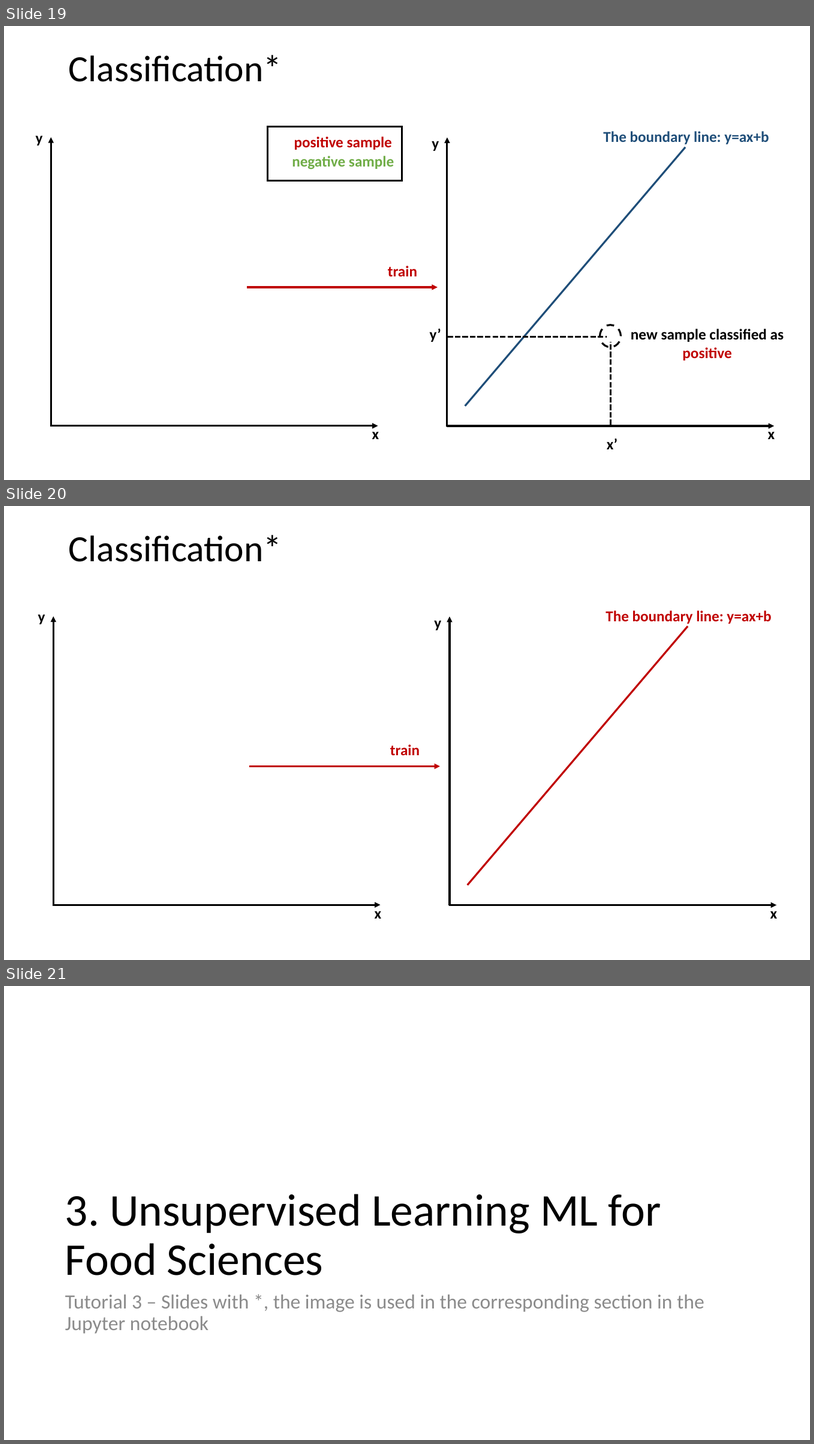
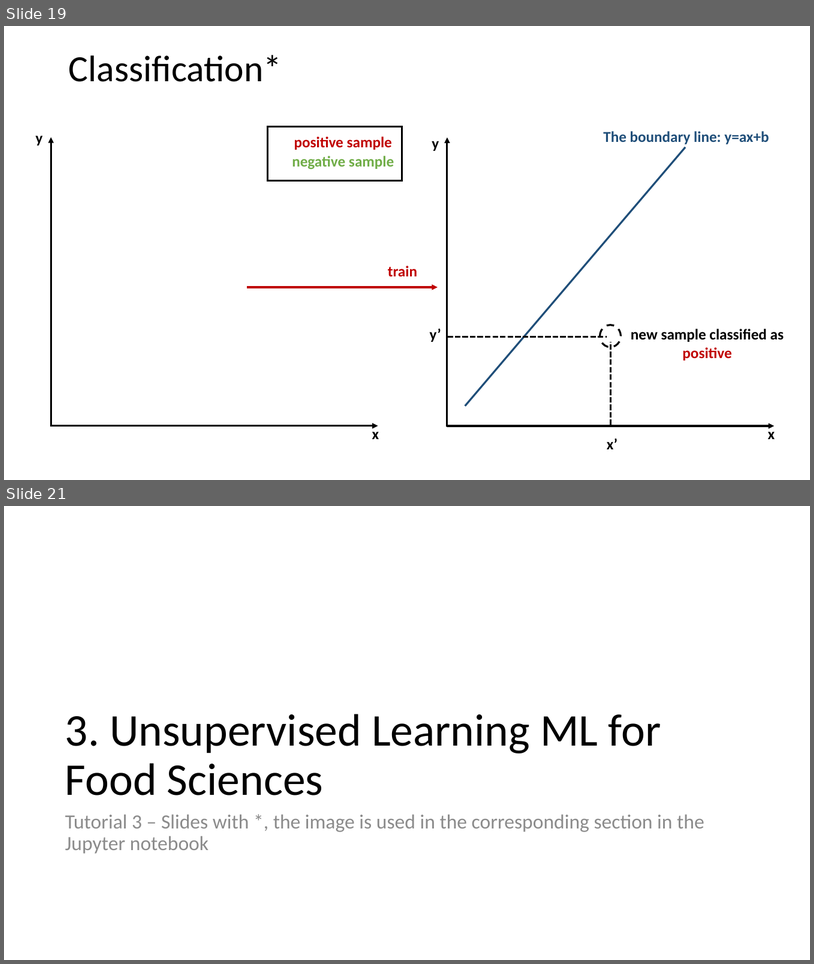
Before and after one commit to fsb-edu/ML4Food, a slide deck: images/Graphics of ML4Food.pptx. Shown one above the other, each under a label of ours: slides 19, 20 and 21 before the commit, slides 19 and 21 after it; the slides between them are not shown. The pictures are 814x1444 and 814x964 pixels, drawn with LibreOffice and Linux fonts; fonts in the diff are those of the drawing; background and template pictures are left out. Boxes give left, top, right and bottom in pixels: in the first picture for what was removed or moved away, otherwise in the second. Text is boxed around its words. In the diff, an @@ line names an element or a change of style, - is before the commit and + after.

```diff
--- a/images/Graphics of ML4Food.pptx
+++ b/images/Graphics of ML4Food.pptx
@@ slide 20 removed at <box>4,506,810,960</box>, background #FFFFFF @@
@@ title removed at <box>69,535,282,562</box> @@
-Classification*
@@ group removed at <box>38,610,778,918</box>: 6 texts, 5 arrows, 1 line @@
-x
-y
-train
-x
-y
-The boundary line: y=ax+b
```
Also in this commit, not shown: 1 slide changed, 1 slide added, 7 other files.
